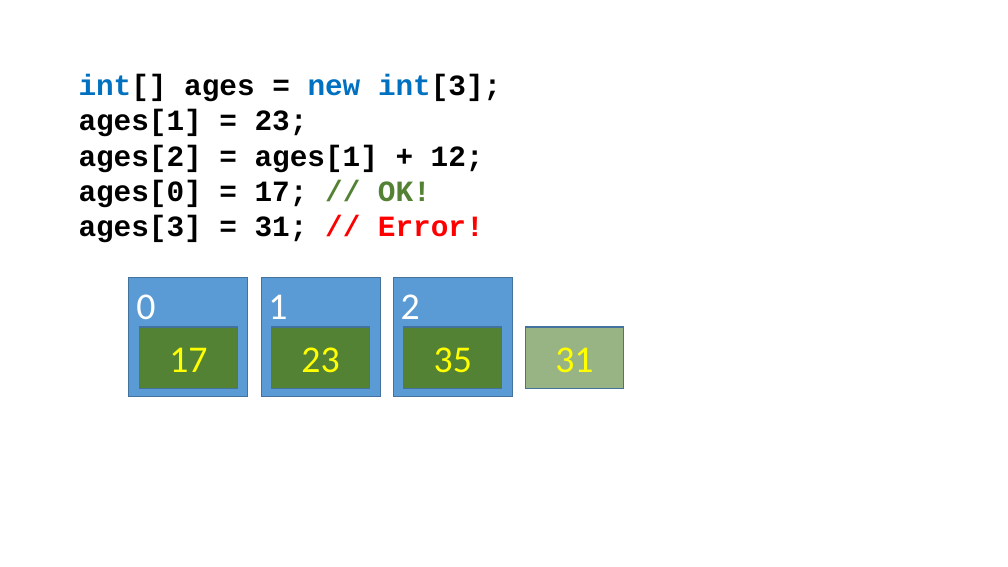
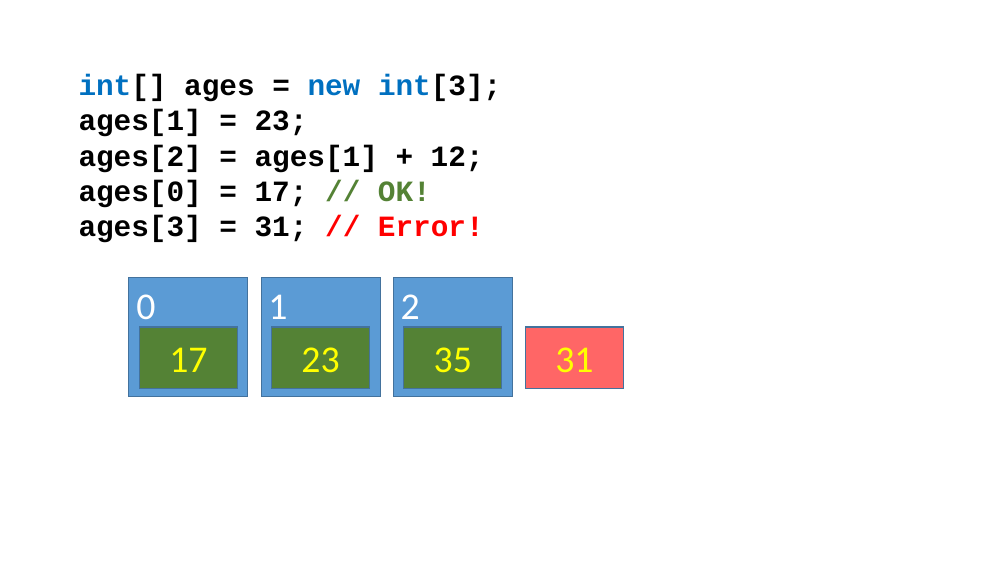
Before and after one commit to perl-easj/Teaching-materials, a slide deck: slide 16 of CSharpProgramming/Presentations/ProgPartII/Lists.pptx. Drawn at 1008x567 pixels with LibreOffice and Linux fonts; fonts in the diff are those of the drawing. Boxes give left, top, right and bottom in pixels: in the first picture for what was removed or moved away, otherwise in the second. Text is boxed around its words. In the diff, an @@ line names an element or a change of style, - is before the commit and + after.

```diff
--- a/CSharpProgramming/Presentations/ProgPartII/Lists.pptx
+++ b/CSharpProgramming/Presentations/ProgPartII/Lists.pptx
@@ rectangle "31" at bbox=[526, 327, 624, 389]: fill #548235 at 60% opacity to #FF0000 at 60% opacity @@
```
Also in this commit, not shown: 10 other slides changed, 1 slide added.
